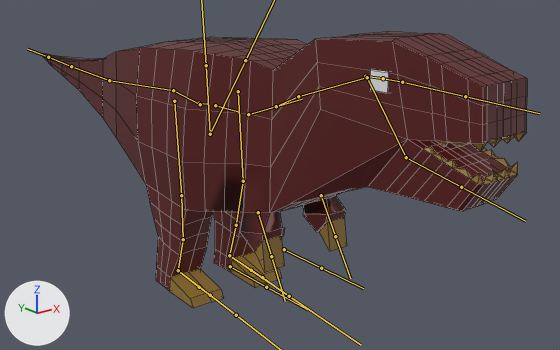
Two versions of the FBX model Assets/Resources/Models/Characters/Rex.fbx, one commit apart.
One viewpoint serves both versions: a 50 mm camera at (-2.77, -4.2, 2.31) aimed at (0.44, -0.18, 0.71). The axes (+X, +Y, +Z) are drawn at lower left. The lights are the same throughout. The bones that bend it are drawn over the model as lines. Mesh edges are drawn as thin lines.
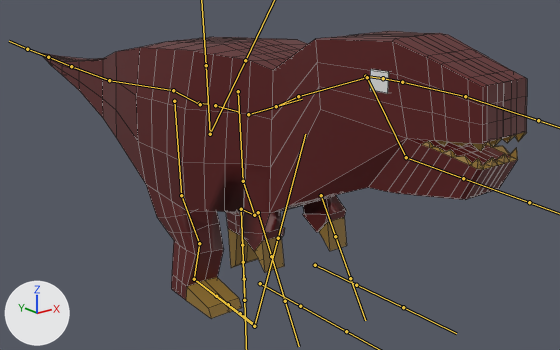
The newer file adds an action. The first version stands in its rest pose; the second is drawn at frame 13 of the action 'metarig|metarig|Walk|metarig|Walk'.

The change, as a diff of the scene's bpy script:
```diff
--- a/Assets/Resources/Models/Characters/Rex.fbx.py
+++ b/Assets/Resources/Models/Characters/Rex.fbx.py
@@ bone_spine_013 @@
 bone_spine_013 = bpy.data.objects['metarig'].pose.bones['spine.013']  # child of 'spine.012'
-bone_spine_013.rotation_quaternion = (1.0, 0.0, 0.0, 0.0)  # degrees (0, 0, 0)
+bone_spine_013.rotation_quaternion = (0.998, -0.061, 0.0, 0.0)  # degrees (-7, 0, 0)
@@ bone_shin_l @@
 bone_shin_l = bpy.data.objects['metarig'].pose.bones['shin.L']  # child of 'thigh.L'
-bone_shin_l.rotation_quaternion = (1.0, 0.0, 0.0, 0.0)  # degrees (0, 0, 0)
+bone_shin_l.rotation_quaternion = (0.814, -0.548, -0.027, 0.194)  # degrees (-66, 10, 21)
@@ bone_foot_l @@
 bone_foot_l = bpy.data.objects['metarig'].pose.bones['foot.L']  # child of 'shin.L'
-bone_foot_l.rotation_quaternion = (1.0, 0.0, 0.0, 0.0)  # degrees (0, 0, 0)
+bone_foot_l.rotation_quaternion = (0.398, 0.876, 0.0, -0.272)  # degrees (128, 28, -14)
@@ bone_toe_l @@
 bone_toe_l = bpy.data.objects['metarig'].pose.bones['toe.L']  # child of 'foot.L'
-bone_toe_l.rotation_quaternion = (1.0, 0.0, 0.0, 0.0)  # degrees (0, 0, 0)
+bone_toe_l.rotation_quaternion = (0.961, -0.207, -0.154, -0.097)  # degrees (-23, -20, -7)
@@ bone_shin_r @@
 bone_shin_r = bpy.data.objects['metarig'].pose.bones['shin.R']  # child of 'thigh.R'
-bone_shin_r.rotation_quaternion = (1.0, 0.0, 0.0, 0.0)  # degrees (0, 0, 0)
+bone_shin_r.rotation_quaternion = (0.967, -0.252, -0.008, -0.028)  # degrees (-29, -2, -3)
@@ bone_foot_r @@
 bone_foot_r = bpy.data.objects['metarig'].pose.bones['foot.R']  # child of 'shin.R'
-bone_foot_r.rotation_quaternion = (1.0, 0.0, 0.0, 0.0)  # degrees (0, 0, 0)
+bone_foot_r.rotation_quaternion = (0.98, 0.188, 0.0, 0.058)  # degrees (22, -1, 7)
@@ bone_toe_r @@
 bone_toe_r = bpy.data.objects['metarig'].pose.bones['toe.R']  # child of 'foot.R'
-bone_toe_r.rotation_quaternion = (1.0, 0.0, 0.0, 0.0)  # degrees (0, 0, 0)
+bone_toe_r.rotation_quaternion = (0.997, -0.07, 0.04, 0.008)  # degrees (-8, 5, 1)
```

Changed parts and their boxes (x1, y1, x2, y2) in the pictures (560 x 350 px):
'Plane', posed: before (41, 31, 527, 308); after (41, 31, 527, 318)
bone 'spine.013', root to tip: before (406, 157) to (461, 187); after (406, 157) to (463, 178)
bone 'shin.L', root to tip: before (243, 181) to (236, 225); after (243, 181) to (254, 215)
bone 'foot.L', root to tip: before (236, 225) to (229, 255); after (254, 215) to (241, 209)
bone 'toe.L', root to tip: before (229, 255) to (251, 270); after (241, 209) to (242, 245)
bone 'shin.R', root to tip: before (181, 195) to (183, 239); after (181, 195) to (199, 243)
bone 'foot.R', root to tip: before (183, 239) to (178, 270); after (199, 243) to (194, 279)
bone 'toe.R', root to tip: before (178, 270) to (199, 287); after (194, 279) to (216, 296)
